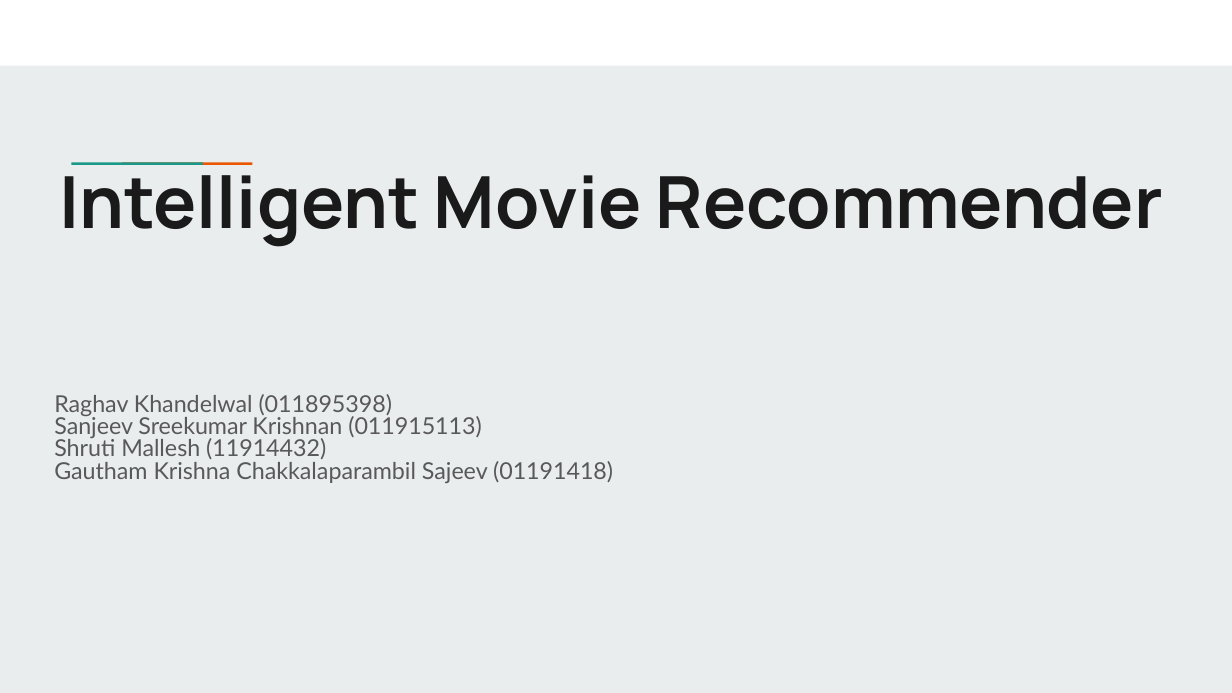
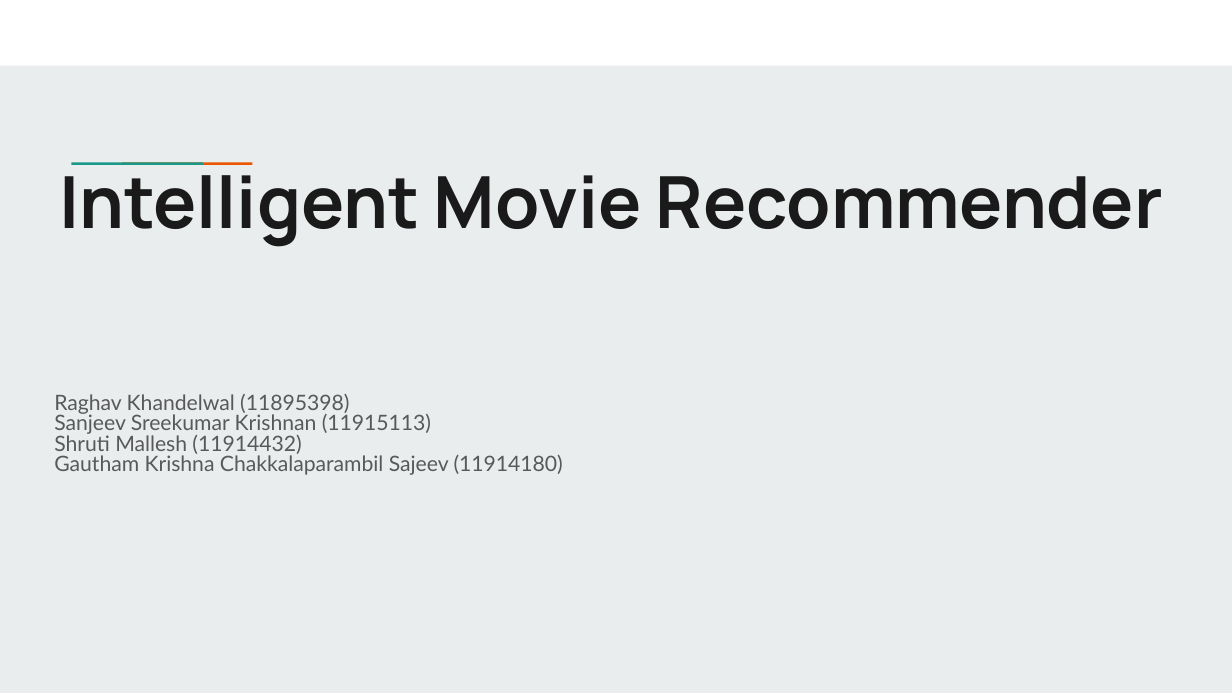
Before and after one commit to sanjeevsk02/Movie-Recommender, a slide deck: slide 1 of presentation/Intelligent Movie Recommender.pptx. Drawn at 1232x693 pixels with LibreOffice and Linux fonts; fonts in the diff are those of the drawing. Boxes give left, top, right and bottom in pixels: in the first picture for what was removed or moved away, otherwise in the second. Text is boxed around its words. In the diff, an @@ line names an element or a change of style, - is before the commit and + after.

Commit message:
added presentation file

```diff
--- a/presentation/Intelligent Movie Recommender.pptx
+++ b/presentation/Intelligent Movie Recommender.pptx
@@ subtitle at [54, 394, 431, 434]: text changed; size 13.6 to 12.4 pt @@
-Raghav Khandelwal (011895398)
-Sanjeev Sreekumar Krishnan (011915113)
+Raghav Khandelwal (11895398)
+Sanjeev Sreekumar Krishnan (11915113)
@@ subtitle at [54, 432, 301, 454]: size 13.6 to 12.4 pt in "Shruti Mallesh (11914432)" @@
@@ subtitle at [54, 452, 563, 475]: text changed; size 13.6 to 12.4 pt @@
-Gautham Krishna Chakkalaparambil Sajeev (01191418)
+Gautham Krishna Chakkalaparambil Sajeev (11914180)
```
